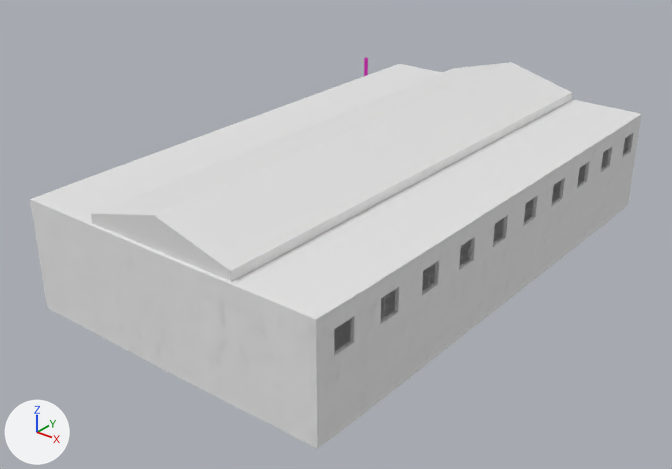
Renders of the FBX model Assets/Models/environment_blocking.fbx from each side of a commit.
Before and after are seen from a 50 mm camera at (38.4, -59.8, 32.0) aimed at (-0.4, -11.3, 1.9). Every picture has the same lights, and +X, +Y and +Z are marked at lower left. Where no turn or scale is listed for an object, it has been applied to the vertices. Vertices at the same position are counted once.

In view in the first picture: 'exterior.walls', 'roof', 'shelving.supports'.
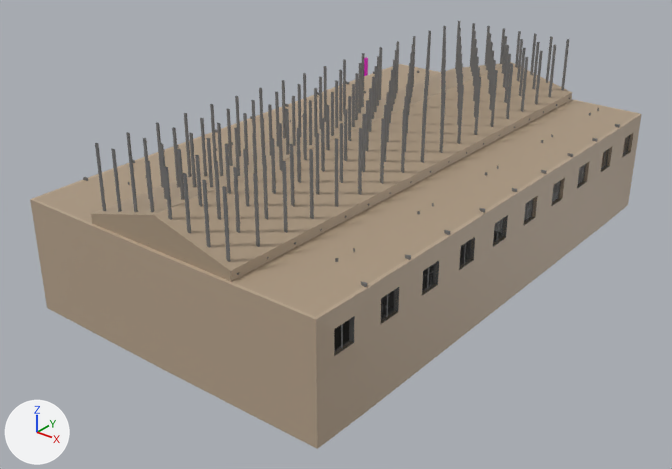
Where the newer file only moved an object's origin or applied its transform, the numbers keep the older frame.

Patch to the scene script:
```diff
--- a/Assets/Models/environment_blocking.fbx.py
+++ b/Assets/Models/environment_blocking.fbx.py
@@ me_cube_009 @@
-me_cube_009.from_pydata(...)  # 2760 vertices, 2220 faces; spans x -0.1..19.7, y -0.1..10.9, z -1.2..2.0
+me_cube_009.from_pydata(...)  # 2160 vertices, 1320 faces; spans x -0.1..21.6, y -0.1..10.9, z -1.2..2.0
+# me_cube_009 part 1: a new loose piece, a box spanning x 17.56..19.56, y -0.106..0.894, z -0.433..-0.391, in mat_accents_gray (grey #737373)
+# me_cube_009 part 2: a new loose piece, a box spanning x 17.56..19.56, y -0.106..0.894, z 0.365..0.407, in mat_accents_gray (grey #737373)
+# me_cube_009 part 3: a new loose piece, a box spanning x 17.56..19.56, y 2.394..3.394, z 1.163..1.205, in mat_accents_gray (grey #737373)
+# me_cube_009 part 4: the loose piece of 12 vertices spanning x 17.7..19.7, y 2.4..3.4, z 1.9..2.0 is rebuilt with 8 vertices and now spans x 17.6..19.6, y 2.4..3.4, z 2.0, in mat_accents_gray (grey #737373)
+# me_cube_009 part 5: the loose piece of 12 vertices spanning x 17.7..19.7, y 7.4..8.4, z 1.1..1.2 is rebuilt with 8 vertices and now spans x 17.6..19.6, y 7.4..8.4, z 1.2, in mat_accents_gray (grey #737373)
+# me_cube_009 part 6: the loose piece of 12 vertices spanning x 17.7..19.7, y 7.4..8.4, z 1.9..2.0 is rebuilt with 8 vertices and now spans x 17.6..19.6, y 7.4..8.4, z 2.0, in mat_accents_gray (grey #737373)
+# me_cube_009 part 7: 84 loose pieces with 888 vertices, spanning x 13.6..19.7, y -0.1..10.9, z -1.2..2.0, are deleted
+# me_cube_009 part 8: 100 vertices moved from x 15.7..19.6, y 0.0..10.8, z -1.2..2.0 to x 15.6..19.5, y 0.0..10.8, z -1.2..2.0; 137 vertices removed from x 13.6..19.6, y -0.1..10.8, z -1.2..2.0; 605 vertices added at x 15.5..21.6, y -0.1..10.9, z -1.2..2.0
+me_cube_009.materials.append(mat_accents_gray)  # grey #737373
@@ me_plane_004 @@
 me_plane_004.from_pydata(...)  # 304 vertices, 344 faces; spans x -11.9..11.9, y -20.5..20.5, z -4.0..4.0
-me_plane_004.materials.append(mat_concrete_walls)
+me_plane_004.materials.append(mat_concrete_walls_flat)  # beige #b9a58d
@@ me_plane_005 @@
 me_plane_005.from_pydata(...)  # 16 vertices, 10 faces; spans x -11.7..11.7, y -20.3..20.3, z 0.0..2.2
+me_plane_005.materials.append(mat_ceiling)  # beige #ad9a82
@@ ob_ceiling_lights @@
+ob_ceiling_lights = bpy.data.objects.new('ceiling.lights', me_plane_010)  # 280 vertices, 190 faces; spans x -18.2..0.6, y -33.9..1.5, z -0.3..0.7; in mat_accents_gray (grey #737373), mat_fluorescent (picture img_fluorescent_jpeg)
+ob_ceiling_lights.location = (9.73, 9.29, 7.46)
@@ ob_cube @@
+ob_cube = bpy.data.objects.new('Cube', me_cube_002_1)  # 2502 vertices, 1704 faces; spans x -5.9..5.9, y -26.7..13.4, z -1.0..3.9; in mat_accents_gray (grey #737373)
+ob_cube.location = (0.95, -2.55, 9.28)
@@ ob_exterior_walls_001 @@
+ob_exterior_walls_001 = bpy.data.objects.new('exterior.walls.001', me_plane_007)  # 400 vertices, 260 faces; spans x -23.8..0.1, y -37.4..0.9, z -0.9..0.9; in mat_accents_gray (grey #737373)
+ob_exterior_walls_001.location = (12.77, 9.29, 6.01)
@@ ob_exterior_walls_002 @@
+ob_exterior_walls_002 = bpy.data.objects.new('exterior.walls.002', me_plane_008)  # 162 vertices, 144 faces; spans x -23.5..0.1, y -32.5..0.1, z -6.1..2.2; in mat_accents_gray (grey #737373)
+ob_exterior_walls_002.location = (12.64, 7.26, 6.01)
```

Boxes [x1, y1, x2, y2] around the edits, measured in the pictures (672 x 469 px):
'roof', recoloured (white to beige): [35, 62, 638, 317] in both
'exterior.walls', recoloured (grey to brown): [30, 64, 642, 449] in both
'Cube', added: after [95, 21, 570, 275]
'exterior.walls.001', added: after [334, 135, 633, 352]
'shelving.supports', reshaped: before [381, 230, 496, 320]; after [381, 231, 502, 318]
'exterior.walls.002', added: after [83, 71, 620, 287]
'ceiling.lights', added: after [128, 71, 599, 262]
part 1 of me_cube_009, added: after [381, 307, 394, 315]
part 2 of me_cube_009, added: after [381, 296, 394, 307]
part 3 of me_cube_009, added: after [423, 275, 433, 286]
part 4 of me_cube_009, rebuilt: before [423, 267, 435, 276]; after [423, 267, 434, 275]
part 5 of me_cube_009, rebuilt: before [460, 248, 471, 259]; after [460, 248, 469, 258]
part 6 of me_cube_009, rebuilt: before [462, 240, 471, 249]; after [462, 241, 470, 248]
part 7 of me_cube_009, deleted: before [381, 247, 471, 320]
part 8 of me_cube_009, built on: before [386, 230, 495, 306]; after [381, 231, 502, 318]
